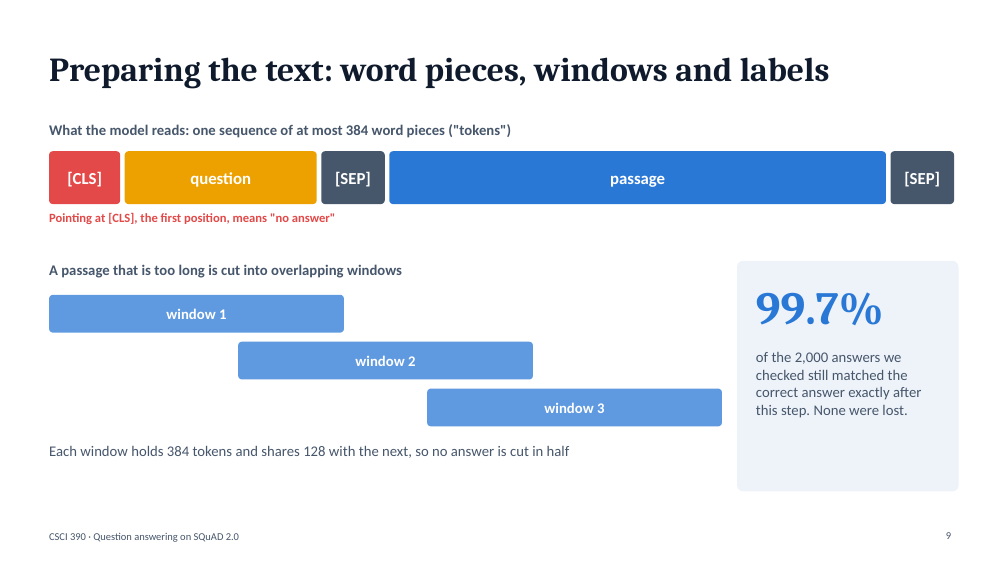
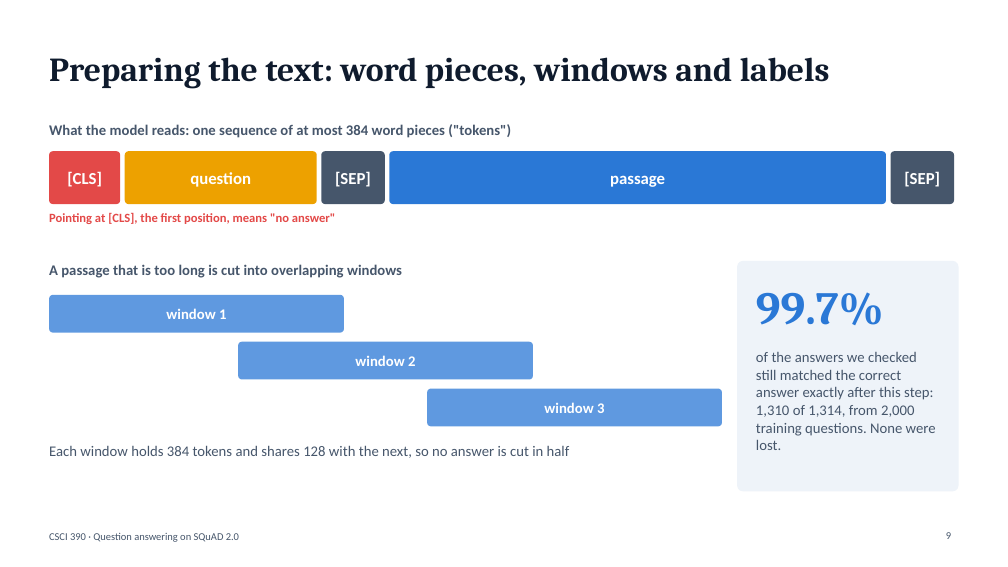
Before and after one commit to Davidfaleye360/AI-Question-Answering-System, a slide deck: slide 9 of slides/presentation.pptx. Drawn at 1008x567 pixels with LibreOffice and Linux fonts; fonts in the diff are those of the drawing. Boxes give left, top, right and bottom in pixels: in the first picture for what was removed or moved away, otherwise in the second. Text is boxed around its words. In the diff, an @@ line names an element or a change of style, - is before the commit and + after.

Commit message:
T12: Last slide's QR code opens the Colab demo; clearer check on slide 9
The closing slide now links straight to notebook 04 in Colab (the title
slide still links to the README). Slide 9 says what the 99.7% is out of:
1,310 of 1,314 answers in 2,000 training questions.

```diff
--- a/slides/presentation.pptx
+++ b/slides/presentation.pptx
@@ text at (756, 352, 936, 450): text changed @@
-of the 2,000 answers we checked still matched the correct answer exactly after this step. None were lost.
+of the answers we checked still matched the correct answer exactly after this step: 1,310 of 1,314, from 2,000 training questions. None were lost.
```
Also in this commit, not shown: 1 other slide changed, 4 other files.
